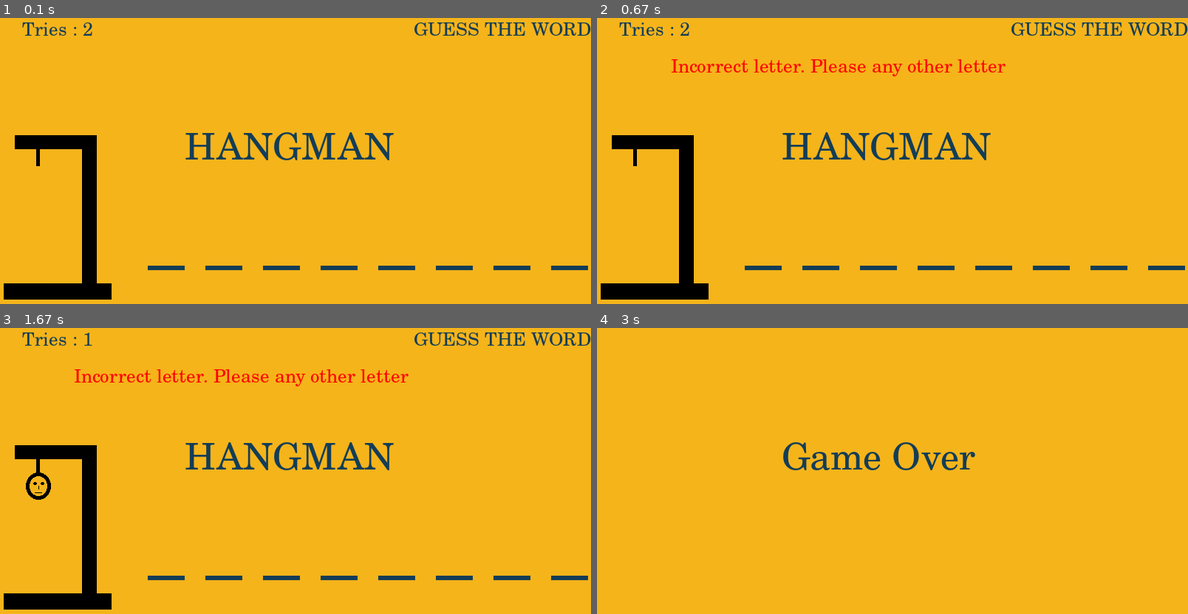
Above: before the commit, frames 1-4 (two rows, left to right).
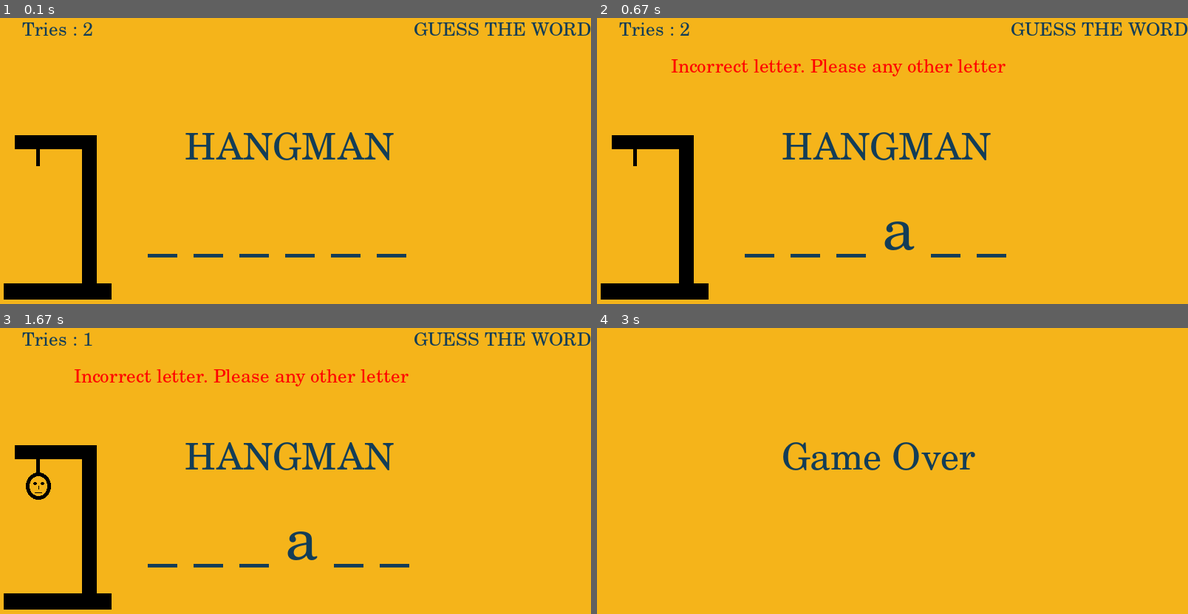
Above: after the commit, the same moments.

Repository: SunManGH/PyGame02-Hangman
Game: pygame game, started from game0.2.py
Two runs of this game, one before a commit and one after it. Both use one fixed random seed, a clock stepped at 60 frames per second and the inputs below.
Inputs:
- Up to frame 1 (0.1 s): no input
- Up to frame 2 (0.67 s): type "ann" at 0.33 s
- Up to frame 3 (1.67 s): tap Enter at 0.67 s
- Up to frame 4 (3 s): no input

The runs differ from the first frame. In frame 1, 1.2% of the frame differs, in the area x 25-100%, y 82-89%; in frame 2, 1.3%, in the area x 25-100%, y 71-89%; in frame 3, 1.3%; in frame 4, nothing differs.

Commit message:
fixed bug where it created multiple dashes

Diff:
--- a/game0.2.py
+++ b/game0.2.py
@@ -29,6 +29,7 @@
 'haunt',
 ]
 theWord = random.choice(word_list)
+lenOfWorld = len(theWord)
 print(theWord)
 
 # theWord = 'W e l c o m e'
@@ -50,7 +51,6 @@
 tried = False
 wrongLetter = False
 imageNo = 1
-display_word = ""
 
 # Set Labels
 Heading_Label = format_my_text('HANGMAN',fontSize=50)
@@ -62,16 +62,14 @@
 
 # Draw The Word
 def DrawTheWord():
-    global lives
-    global display_word
-    if lives > 0:
-        for letter in theWord:
-            if letter in guessed:
-                display_word += letter+' '
-            else:
-                display_word += '_ '
+    display_word = ""
+    for letter in theWord:
+        if letter in guessed:
+            display_word += letter+' '
+        else:
+            display_word += '_ '
 
-    Word_Label = format_my_text(display_word,fontSize=100)
+    Word_Label = format_my_text(display_word,fontSize=80)
     screen.blit(Word_Label,(200,300))
 
 # display Name,Tries, Title
